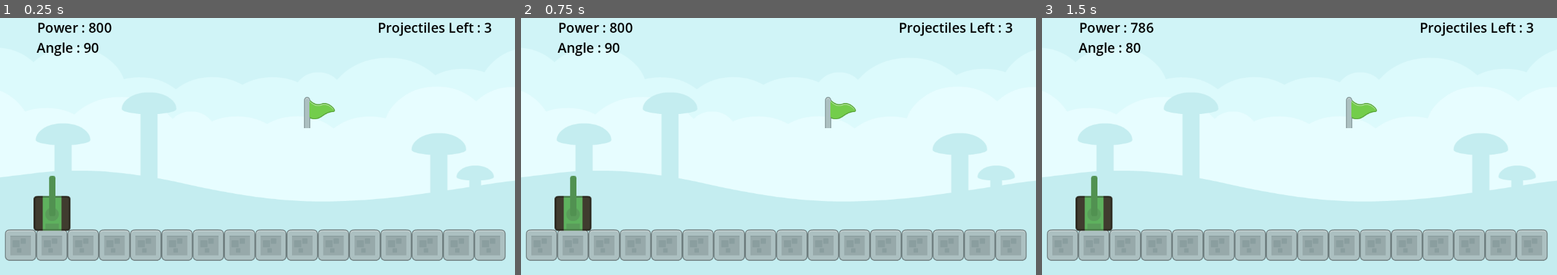
Above: before the commit, frames 1-3 (left to right).
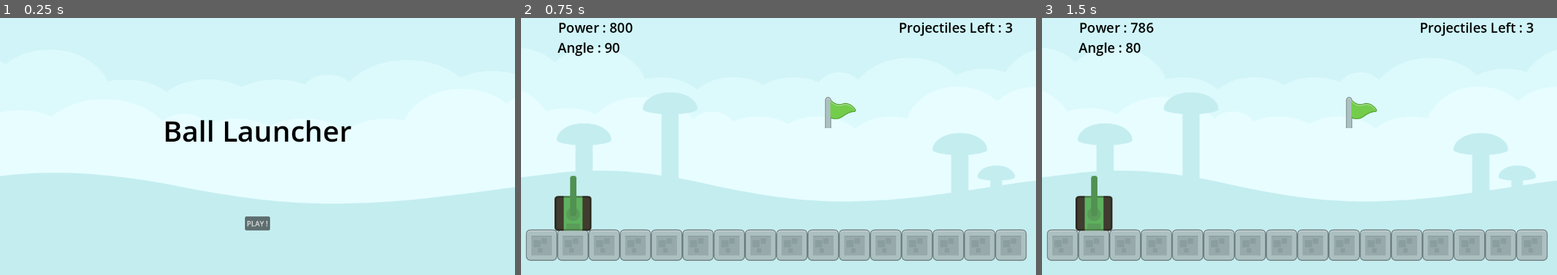
Above: after the commit, the same moments.

Repository: bsu-cs315/E1-evan.kiser
Game: Godot game, scene res://src/title_screen.tscn
The game is run twice, just before and just after one commit, with the same random seed, the same clock (stepped at 60 frames per second) and the same inputs. Before the commit the project starts from res://src/World.tscn.
Inputs (mouse positions are in pixels of both pictures, inside the frame that each line leads up to):
- Up to frame 1 (0.25 s): no input
- Up to frame 2 (0.75 s): click (778, 223) at 0.5 s, where only the run after the commit has a clickable "PLAY !"
- Up to frame 3 (1.5 s): tap Enter at 1.25 s; hold Up (angle_up) from 1.28 s (still down); tap Left (decrease_power) at 1.35 s

The runs differ from the first frame. In frame 1, 20% of the frame differs, in the area x 0-100%, y 1-95%; in frame 2, nothing differs; in frame 3, nothing differs.

Commit message:
Add a title screen and play button

Diff:
--- a/project.godot
+++ b/project.godot
@@ -11,7 +11,7 @@
 [application]
 
 config/name="Exercise 1.1 - 2D Physics-Based Gameplay"
-run/main_scene="res://src/world.tscn"
+run/main_scene="res://src/title_screen.tscn"
 config/features=PackedStringArray("4.3", "Forward Plus")
 config/icon="res://icon.svg"
 
--- /dev/null
+++ b/src/title_screen.gd
@@ -0,0 +1,7 @@
+extends Control
+
+func _process(_delta: float) -> void:
+	$"Top_VBoxContainer/Game_Title".modulate = Color.BLACK
+
+func _on_button_pressed() -> void:
+	get_tree().change_scene_to_file("res://src/world.tscn")
--- /dev/null
+++ b/src/title_screen.tscn
@@ -0,0 +1,68 @@
+[gd_scene load_steps=4 format=3 uid="uid://bnib3cmklyux5"]
+
+[ext_resource type="Script" path="res://src/title_screen.gd" id="1_lolpl"]
+[ext_resource type="Texture2D" uid="uid://cmb0cq81vb2ts" path="res://assets/blue_land.png" id="1_vwxw0"]
+
+[sub_resource type="LabelSettings" id="LabelSettings_g7x6v"]
+font_size = 64
+font_color = Color(0, 0, 0, 1)
+
+[node name="Title_Screen" type="Control"]
+layout_mode = 3
+anchors_preset = 15
+anchor_right = 1.0
+anchor_bottom = 1.0
+grow_horizontal = 2
+grow_vertical = 2
+script = ExtResource("1_lolpl")
+
+[node name="Title_Background" type="TextureRect" parent="."]
+layout_mode = 0
+offset_left = -106.0
+offset_top = -210.0
+offset_right = 1251.0
+offset_bottom = 814.0
+texture = ExtResource("1_vwxw0")
+
+[node name="Top_VBoxContainer" type="VBoxContainer" parent="."]
+layout_mode = 1
+anchors_preset = 8
+anchor_left = 0.5
+anchor_top = 0.5
+anchor_right = 0.5
+anchor_bottom = 0.5
+offset_left = -53.0
+offset_top = -11.5
+offset_right = 53.0
+offset_bottom = 11.5
+grow_horizontal = 2
+grow_vertical = 2
+
+[node name="Game_Title" type="Label" parent="Top_VBoxContainer"]
+layout_mode = 2
+size_flags_horizontal = 4
+text = "Ball Launcher"
+label_settings = SubResource("LabelSettings_g7x6v")
+horizontal_alignment = 1
+
+[node name="Bottom_VBoxContainer" type="VBoxContainer" parent="."]
+layout_mode = 1
+anchors_preset = 7
+anchor_left = 0.5
+anchor_top = 1.0
+anchor_right = 0.5
+anchor_bottom = 1.0
+offset_left = -28.0
+offset_top = -131.0
+offset_right = 28.0
+offset_bottom = -100.0
+grow_horizontal = 2
+grow_vertical = 0
+
+[node name="Play Button" type="Button" parent="Bottom_VBoxContainer"]
+layout_mode = 2
+size_flags_horizontal = 4
+size_flags_vertical = 6
+text = "PLAY !"
+
+[connection signal="pressed" from="Bottom_VBoxContainer/Play Button" to="." method="_on_button_pressed"]
Binary file added: assets/blue_land.png
Not shown, added: assets/blue_land.png.import
